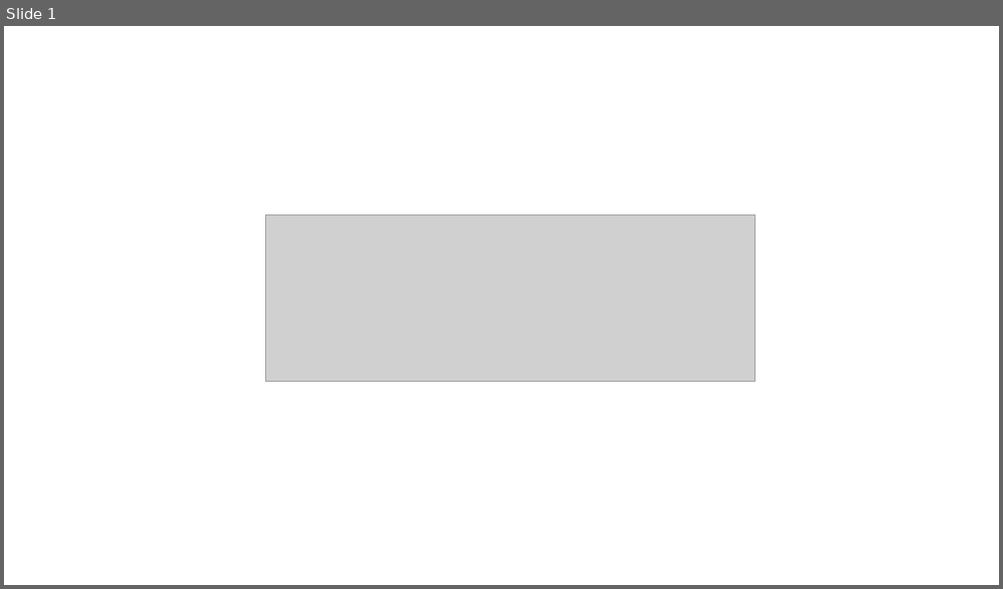
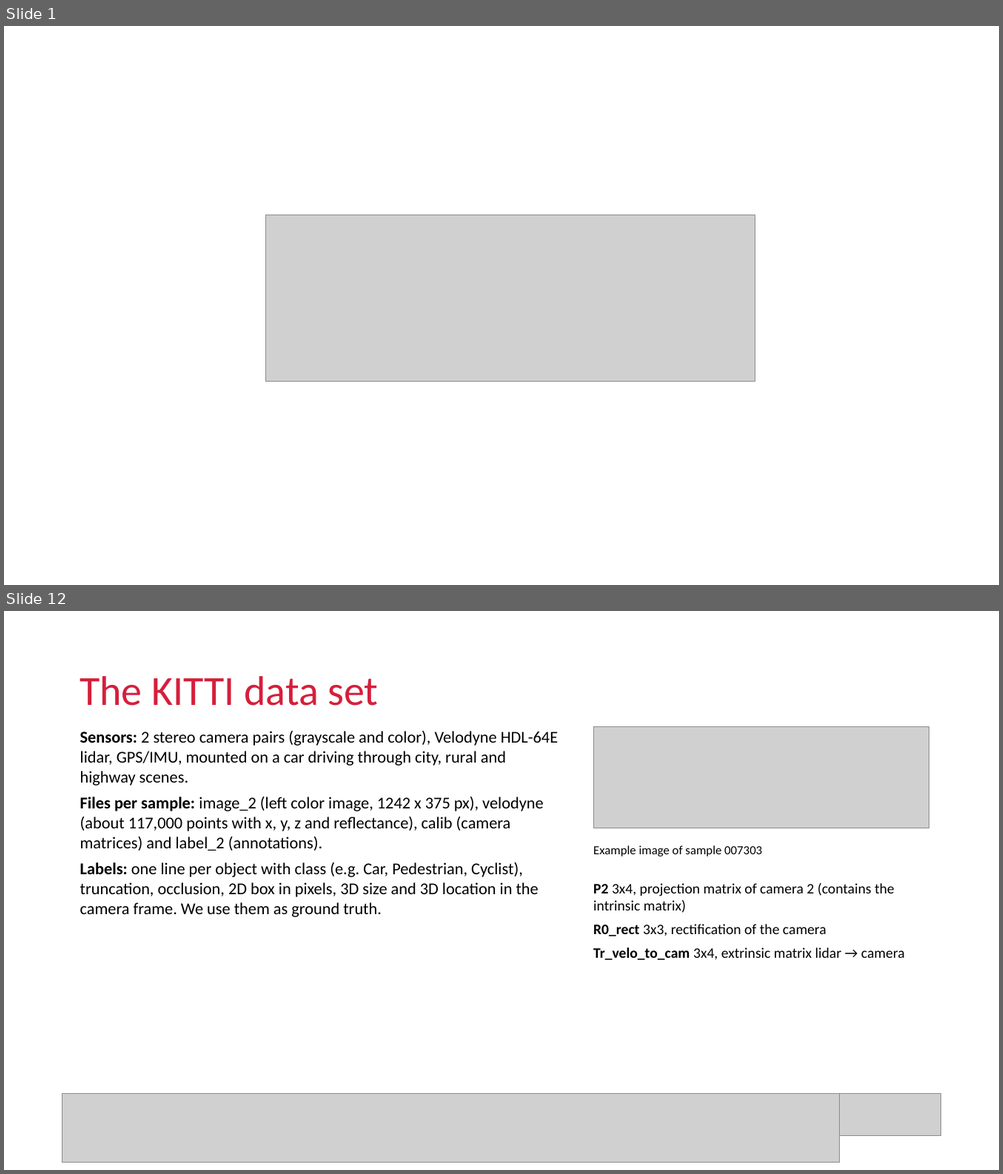
Before and after one commit to Ricrump/MAS512-Assignment2, a slide deck: MAS512_assignment2_gr3.pptx. Shown one above the other, each under a label of ours: slide 1 before the commit, slides 1 and 12 after it; the slides between them are not shown. The pictures are 1003x589 and 1003x1174 pixels, drawn with LibreOffice and Linux fonts; fonts in the diff are those of the drawing; grey boxes stand for pictures; background and template pictures are left out. Boxes give left, top, right and bottom in pixels: in the first picture for what was removed or moved away, otherwise in the second. Text is boxed around its words. In the diff, an @@ line names an element or a change of style, - is before the commit and + after.

```diff
--- a/MAS512_assignment2_gr3.pptx
+++ b/MAS512_assignment2_gr3.pptx
@@ slide 12 added at bbox=[4, 611, 999, 1170], background #FFFFFF @@
@@ text added at bbox=[79, 676, 378, 706], 40 pt, text #D51F3B @@
+The KITTI data set
@@ text added at bbox=[80, 731, 558, 917], 16 pt, text #000000 @@
+Sensors: 2 stereo camera pairs (grayscale and color), Velodyne HDL-64E lidar, GPS/IMU, mounted on a car driving through city, rural and highway scenes.
+Files per sample: image_2 (left color image, 1242 x 375 px), velodyne (about 117,000 points with x, y, z and reflectance), calib (camera matrices) and label_2 (annotations).
+Labels: one line per object with class (e.g. Car, Pedestrian, Cyclist), truncation, occlusion, 2D box in pixels, 3D size and 3D location in the camera frame. We use them as ground truth.
@@ picture added at bbox=[594, 726, 929, 828] @@
@@ text added at bbox=[593, 846, 762, 857], 12 pt, text #000000 @@
+Example image of sample 007303
@@ text added at bbox=[593, 883, 905, 960], 14 pt, text #000000 @@
+P2 3x4, projection matrix of camera 2 (contains the intrinsic matrix)
+R0_rect 3x3, rectification of the camera
+Tr_velo_to_cam 3x4, extrinsic matrix lidar → camera
@@ picture added at bbox=[62, 1093, 839, 1163] @@
@@ picture added at bbox=[839, 1093, 941, 1136] @@
```
Also in this commit, not shown: 1 slide changed, 4 other slides added, 8 slides removed, 4 other files.
